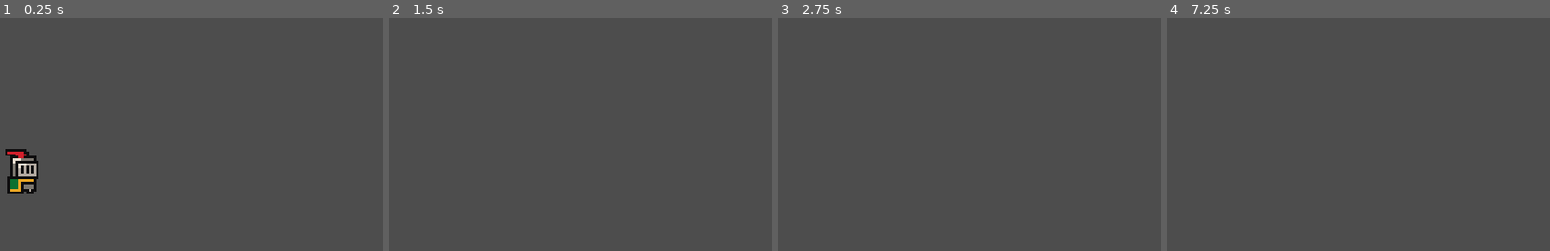
Above: before the commit, frames 1-4 (left to right).
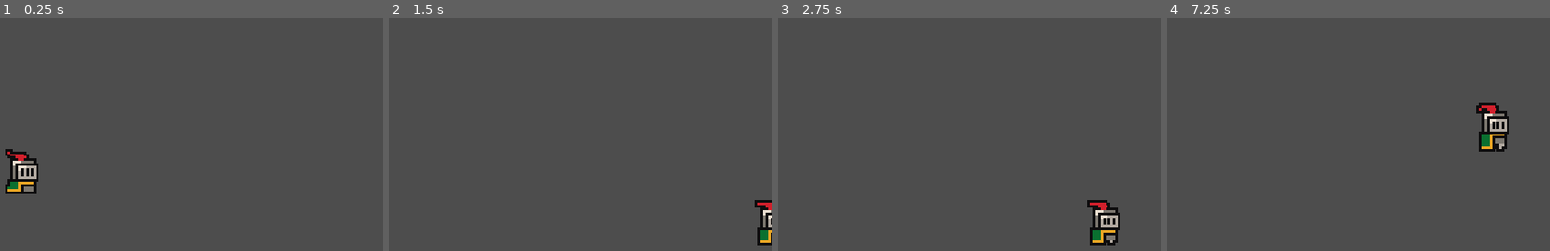
Above: after the commit, the same moments.

Repository: TheChaoticPlant/Brackeys-Tutorial
Game: Godot game, scene res://scenes/game.tscn
The game is run twice, just before and just after one commit, with the same random seed, the same clock (stepped at 60 frames per second) and the same inputs.
Inputs:
- Up to frame 1 (0.25 s): no input
- Up to frame 2 (1.5 s): tap Enter (ui_accept) at 0.5, 0.77 s; hold Right (ui_right) from 0.53 s (still down)
- Up to frame 3 (2.75 s): tap Enter (ui_accept) at 1.52, 2 s; release Right (ui_right) at 2.03 s; hold Left (ui_left) from 2.03 s (still down)
- Up to frame 4 (7.25 s): release Left (ui_left) at 2.78 s; hold Right (ui_right) 2.78-4.28 s; tap Enter (ui_accept) at 3.02, 3.5, 3.77, 4.25, 4.52, 5, 5.75, 6.02, 6.77 s; hold Left (ui_left) 4.28-5.03 s; hold Right (ui_right) 5.03-5.78 s; hold Left (ui_left) from 5.78 s (still down)

The runs differ from the first frame. In frame 1, 0.7% of the frame differs, in the area x 1-10%, y 56-76%; in frame 2, 0.7%; in frame 3, 1.4%; in frame 4, 1.5%, in the area x 80-90%, y 36-58%.

Commit message:
feat adjust player speed and jump_velocity

Diff:
--- a/scenes/player.tscn
+++ b/scenes/player.tscn
@@ -50,7 +50,7 @@
 sprite_frames = SubResource("SpriteFrames_c55n6")
 animation = &"idle"
 autoplay = "idle"
-frame_progress = 0.98839414
+frame_progress = 0.2918746
 
 [node name="CollisionShape2D" type="CollisionShape2D" parent="." unique_id=882491112]
 position = Vector2(0, -7)
--- a/scripts/player.gd
+++ b/scripts/player.gd
@@ -1,8 +1,8 @@
 extends CharacterBody2D
 
 
-const SPEED = 300.0
-const JUMP_VELOCITY = -400.0
+const SPEED = 150.0
+const JUMP_VELOCITY = -300.0
 
 
 func _physics_process(delta: float) -> void:
